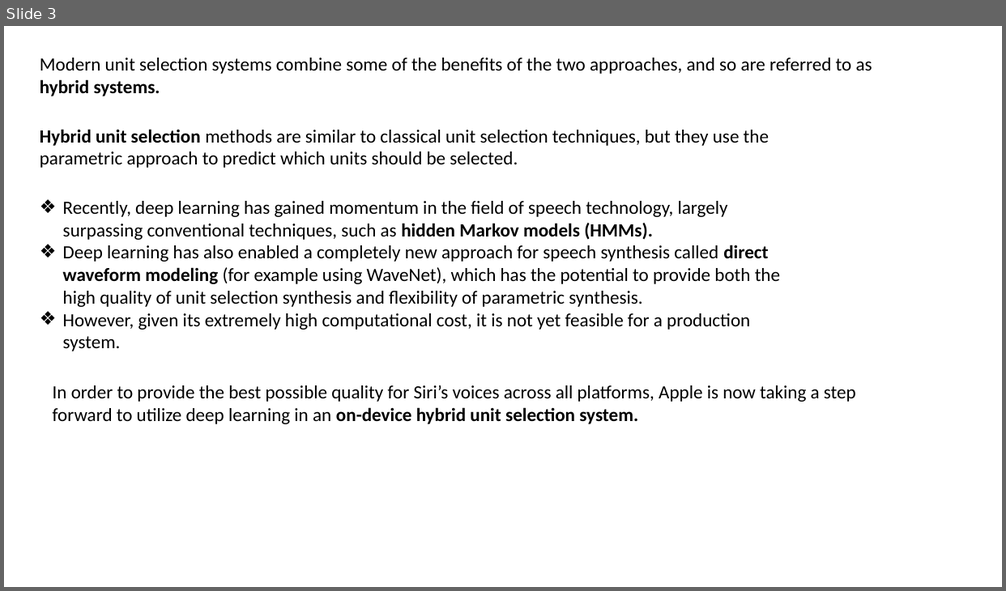
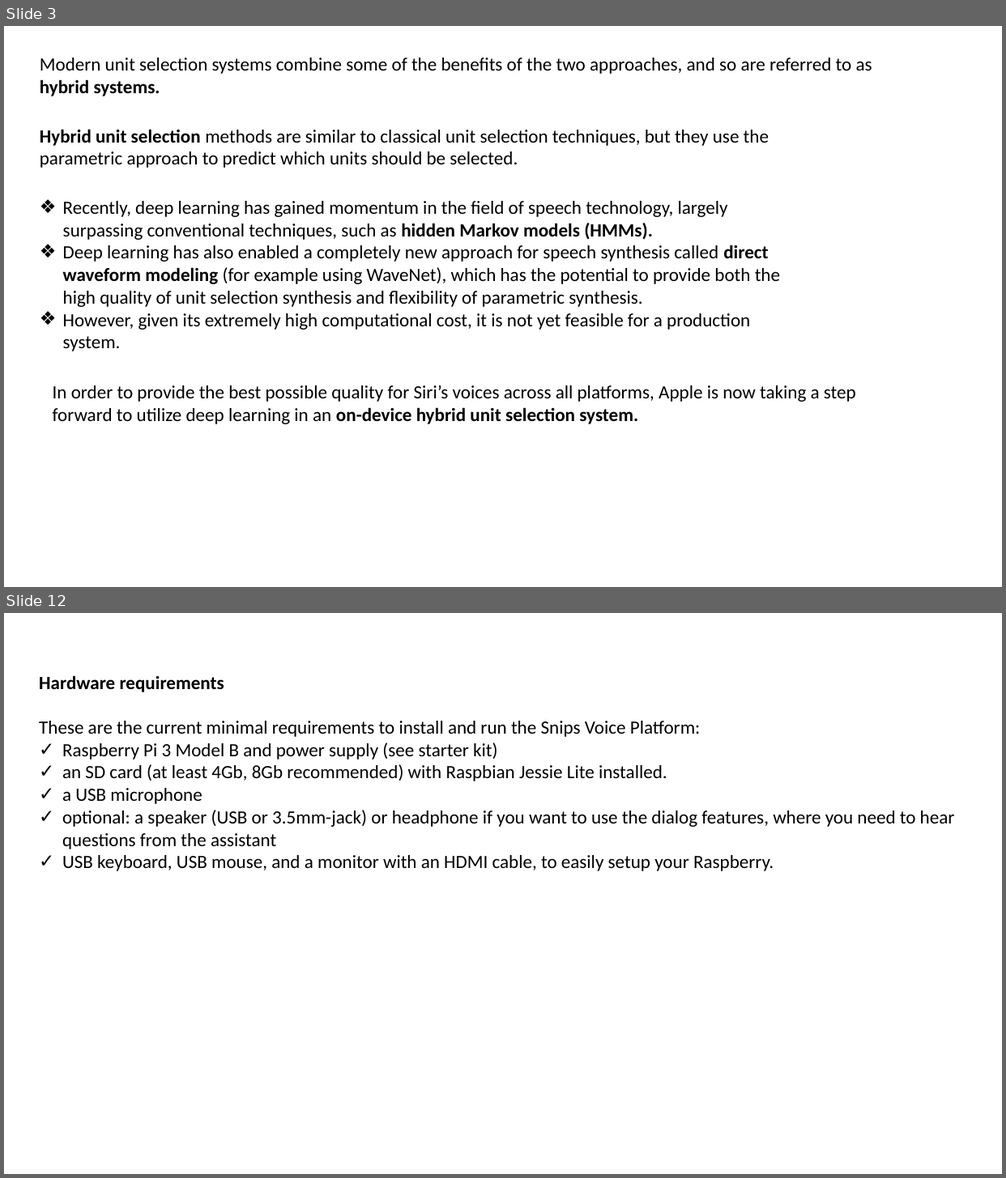
Before and after one commit to maddy6/LSTM_DEEP, a slide deck: Voice_Based_AI_Applications.pptx. Shown one above the other, each under a label of ours: slide 3 before the commit, slides 3 and 12 after it; the slides between them are not shown. The pictures are 1006x591 and 1006x1178 pixels, drawn with LibreOffice and Linux fonts; fonts in the diff are those of the drawing. Boxes give left, top, right and bottom in pixels: in the first picture for what was removed or moved away, otherwise in the second. Text is boxed around its words. In the diff, an @@ line names an element or a change of style, - is before the commit and + after.

```diff
--- a/Voice_Based_AI_Applications.pptx
+++ b/Voice_Based_AI_Applications.pptx
@@ slide 12 added at (4, 613, 1002, 1174), background #FFFFFF @@
@@ text added at (39, 675, 955, 871), 18 pt, text #000000 @@
+Hardware requirements
+These are the current minimal requirements to install and run the Snips Voice Platform:
+✓ Raspberry Pi 3 Model B and power supply (see starter kit)
+✓ an SD card (at least 4Gb, 8Gb recommended) with Raspbian Jessie Lite installed.
+✓ a USB microphone
+✓ optional: a speaker (USB or 3.5mm-jack) or headphone if you want to use the dialog features, where you need to hear questions from the assistant
+✓ USB keyboard, USB mouse, and a monitor with an HDMI cable, to easily setup your Raspberry.
```
Also in this commit, not shown: 2 slides changed, 17 other slides added, 1 slide removed.
